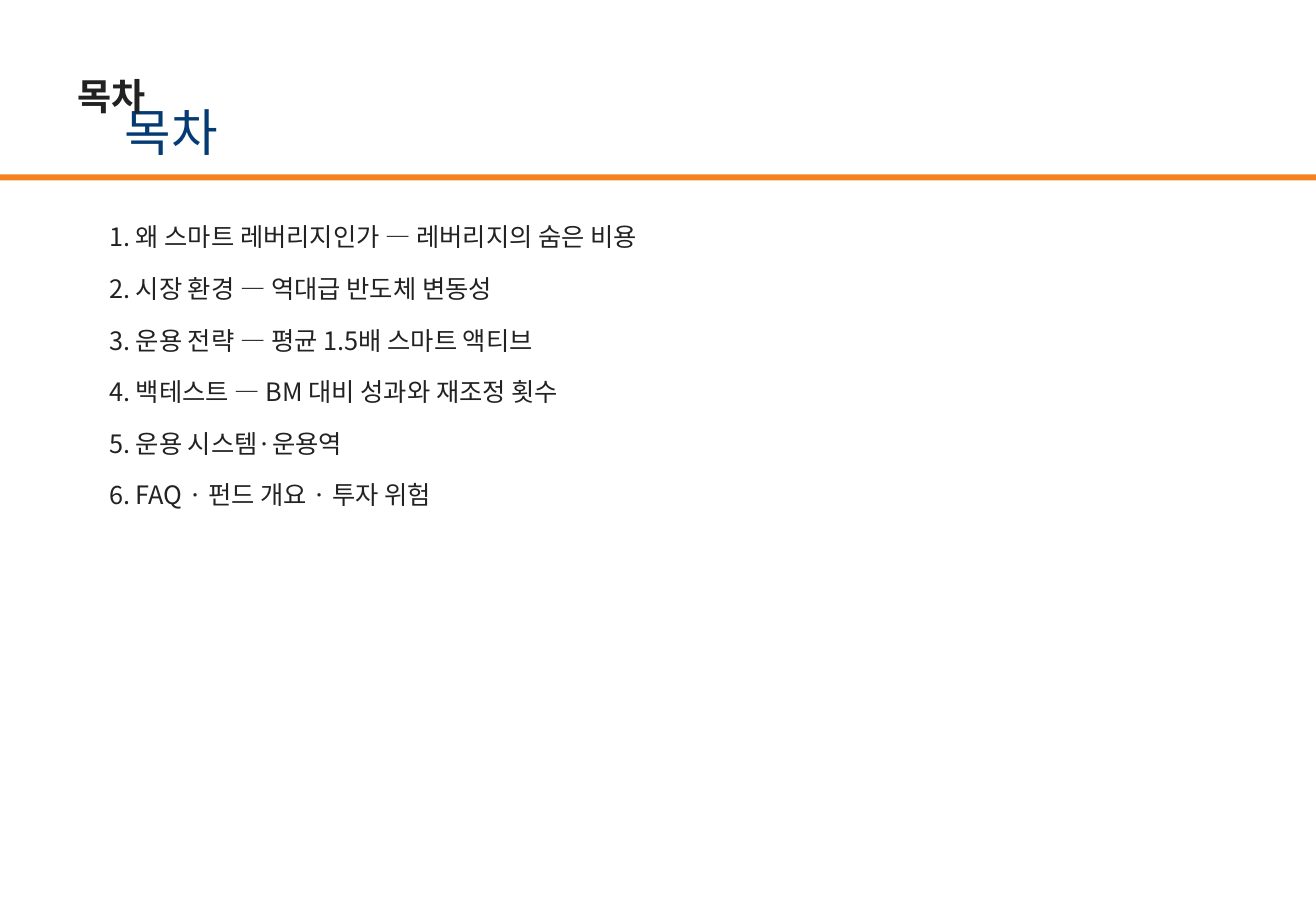
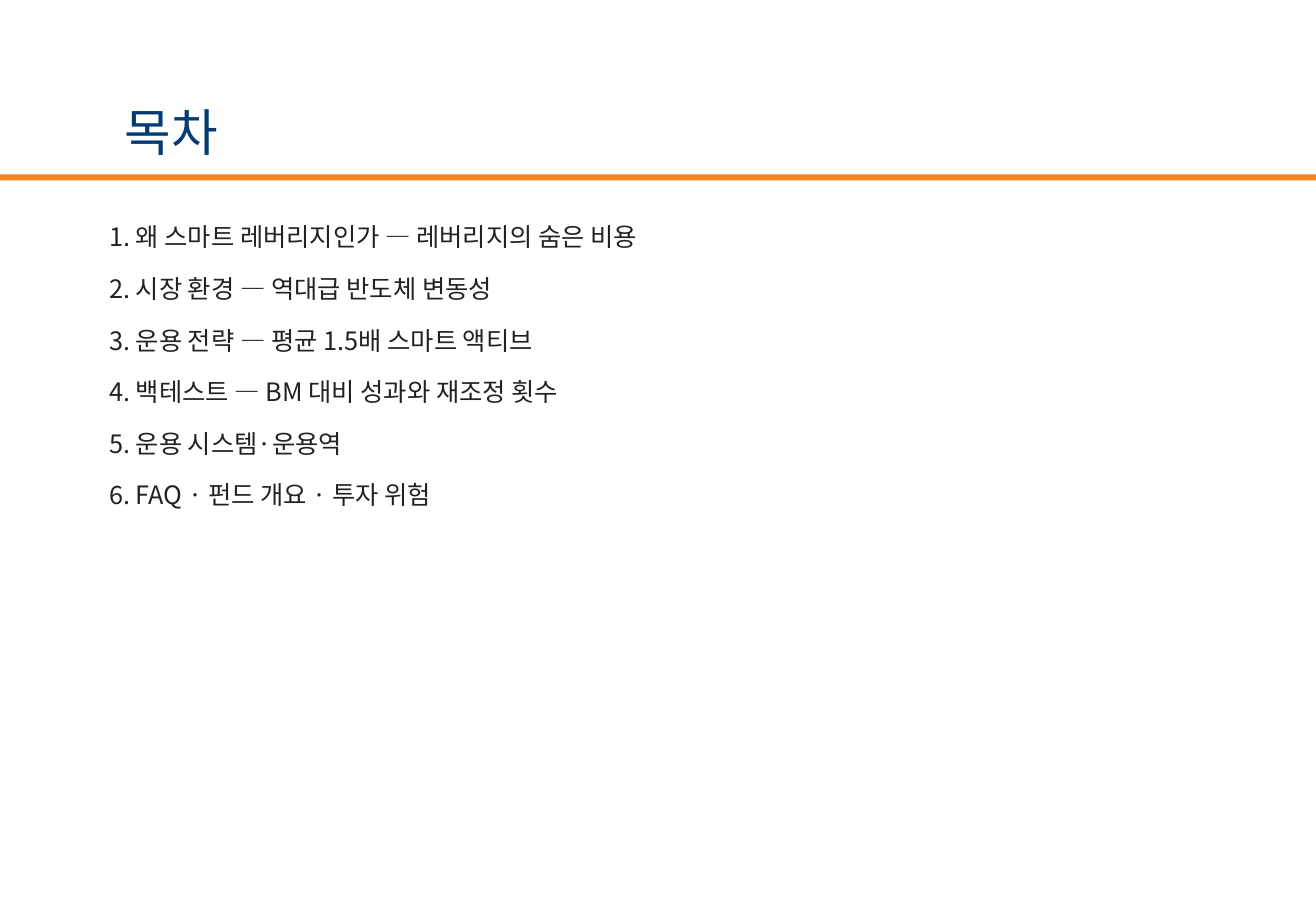
Before and after one commit to gamer383-bit/Volatility-Fund, a slide deck: slide 2 of 제안서/IT_TOP10_스마트액티브레버리지15_v1_20260812.pptx. Drawn at 1316x911 pixels with LibreOffice and Linux fonts; fonts in the diff are those of the drawing. Boxes give left, top, right and bottom in pixels: in the first picture for what was removed or moved away, otherwise in the second. Text is boxed around its words. In the diff, an @@ line names an element or a change of style, - is before the commit and + after.

```diff
--- a/제안서/IT_TOP10_스마트액티브레버리지15_v1_20260812.pptx
+++ b/제안서/IT_TOP10_스마트액티브레버리지15_v1_20260812.pptx
@@ text removed at (78,79,146,120) @@
-목차
```
Also in this commit, not shown: 4 other slides changed, 1 slide removed, 8 other files.
